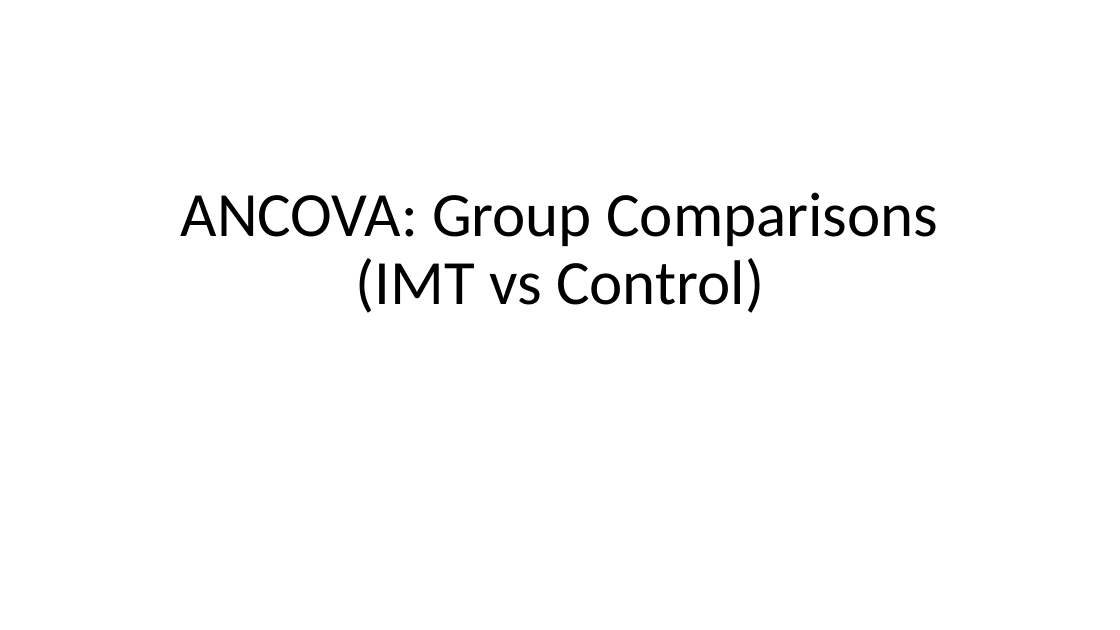
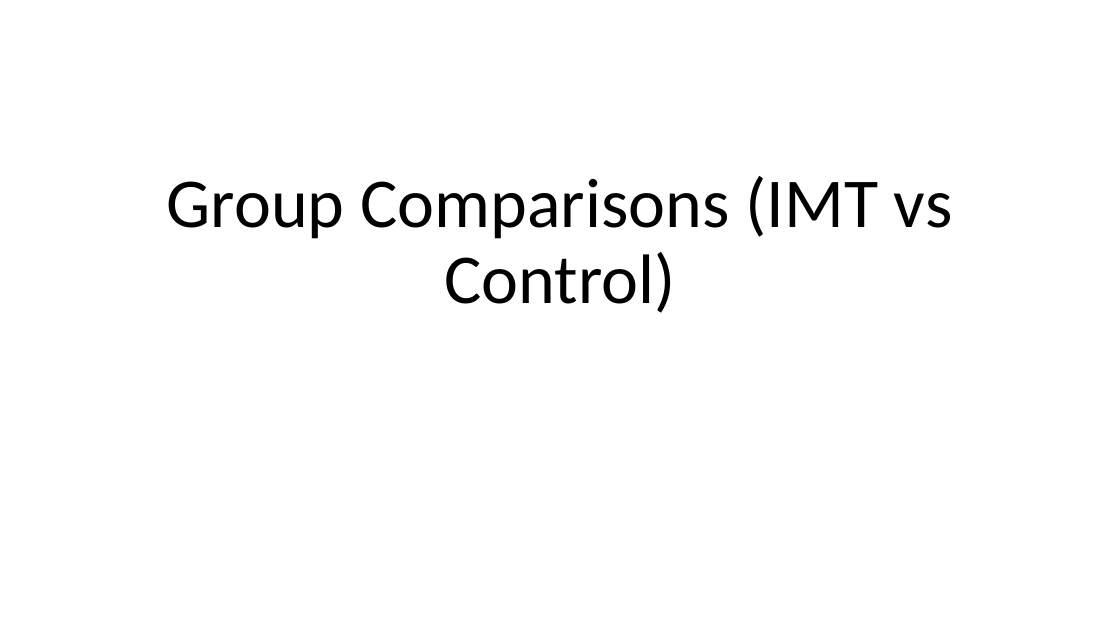
Before and after one commit to orthopedics20/longcovid, a slide deck: slide 1 of Long COVID RCT - Preliminary Analysis.pptx. Drawn at 1120x630 pixels with LibreOffice and Linux fonts; fonts in the diff are those of the drawing. Boxes give left, top, right and bottom in pixels: in the first picture for what was removed or moved away, otherwise in the second. Text is boxed around its words. In the diff, an @@ line names an element or a change of style, - is before the commit and + after.

```diff
--- a/Long COVID RCT - Preliminary Analysis.pptx
+++ b/Long COVID RCT - Preliminary Analysis.pptx
@@ title at (x1=167, y1=176, x2=953, y2=313): text changed; size 54 to 60 pt @@
-ANCOVA: Group Comparisons (IMT vs Control)
+Group Comparisons (IMT vs Control)
```
Also in this commit, not shown: 1 other slide changed, 16 slides added, 4 slides removed, 14 other files.
